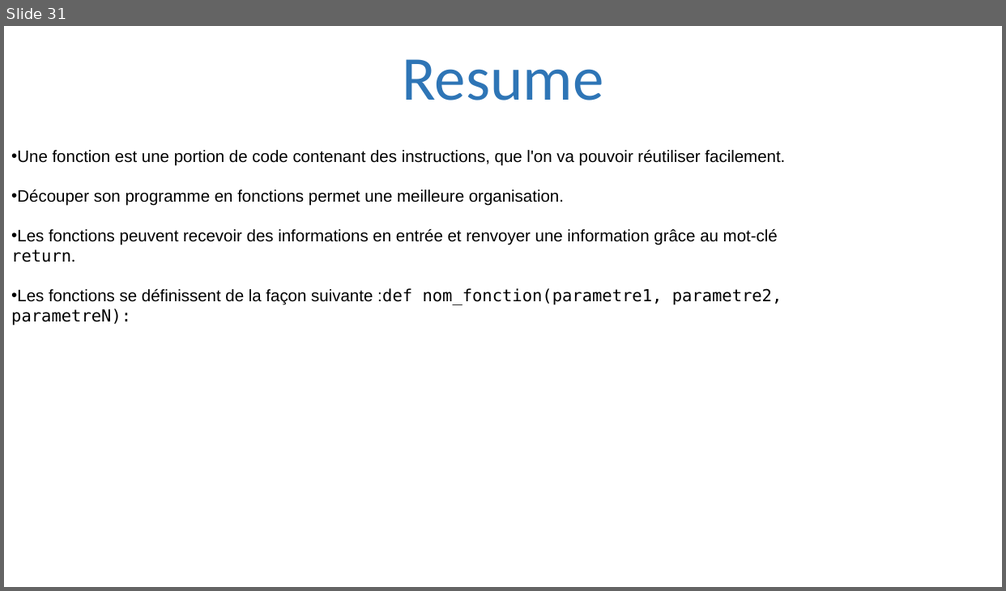
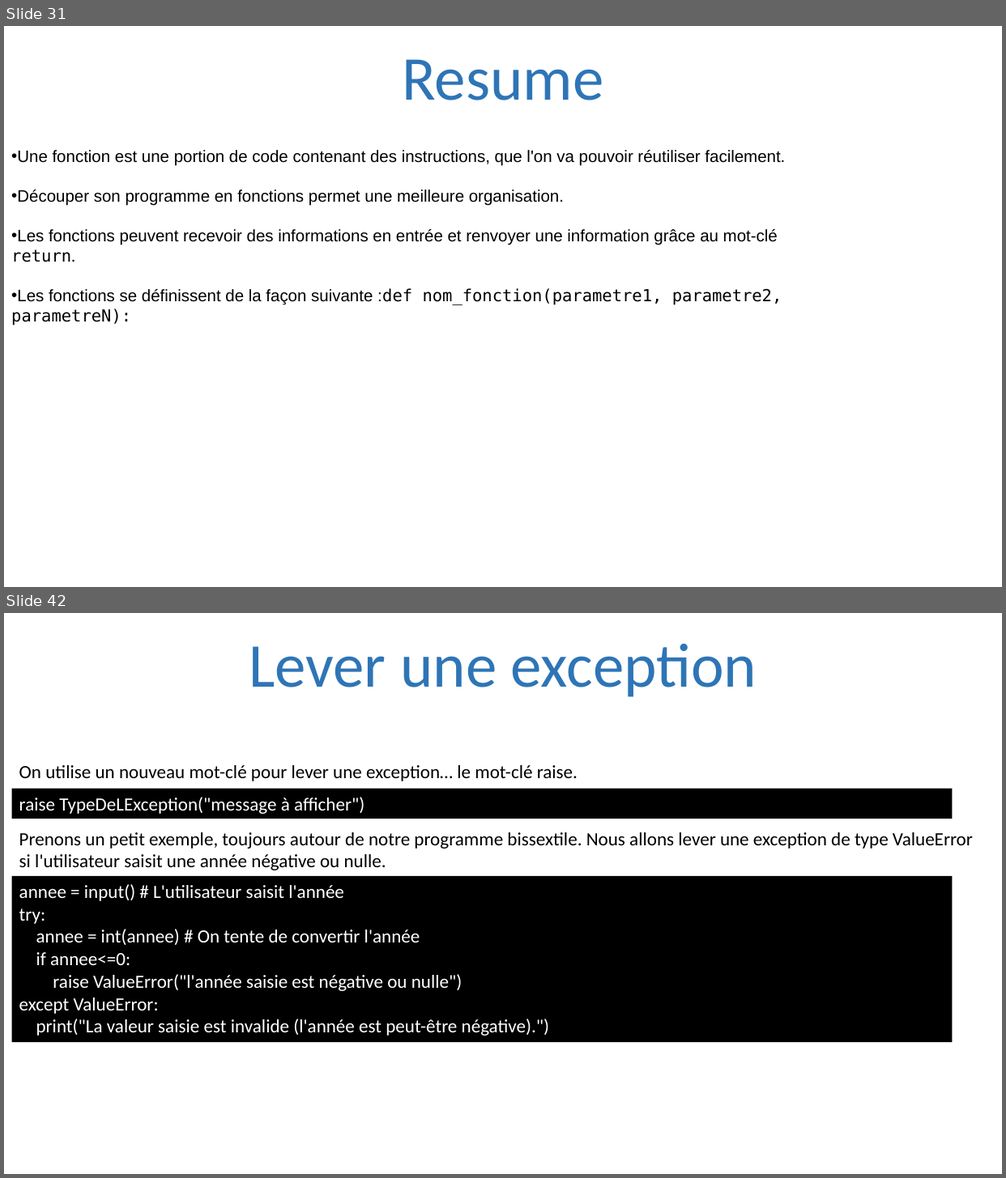
Before and after one commit to julienPalleau/PythonDoc, a slide deck: Python-resume.pptx. Shown one above the other, each under a label of ours: slide 31 before the commit, slides 31 and 42 after it; the slides between them are not shown. The pictures are 1006x591 and 1006x1178 pixels, drawn with LibreOffice and Linux fonts; fonts in the diff are those of the drawing. Boxes give left, top, right and bottom in pixels: in the first picture for what was removed or moved away, otherwise in the second. Text is boxed around its words. In the diff, an @@ line names an element or a change of style, - is before the commit and + after.

```diff
--- a/Python-resume.pptx
+++ b/Python-resume.pptx
@@ slide 42 added at (4, 613, 1002, 1174), background #FFFFFF @@
@@ title added at (249, 644, 757, 697), 60 pt, text #2E75B6 @@
+Lever une exception
@@ text added at (19, 765, 577, 781), 18 pt, text #000000 @@
+On utilise un nouveau mot-clé pour lever une exception… le mot-clé raise.
@@ rectangle added at (11, 789, 952, 819), fill #000000, 18 pt, text #FFFFFF @@
+raise TypeDeLException("message à afficher")
@@ text added at (19, 833, 973, 871), 18 pt, text #000000 @@
+Prenons un petit exemple, toujours autour de notre programme bissextile. Nous allons lever une exception de type ValueError si l'utilisateur saisit une année négative ou nulle.
@@ rectangle added at (11, 876, 952, 1043), fill #000000, 18 pt, text #FFFFFF @@
+annee = input() # L'utilisateur saisit l'année
+try:
+annee = int(annee) # On tente de convertir l'année
+if annee<=0:
+raise ValueError("l'année saisie est négative ou nulle")
+except ValueError:
+print("La valeur saisie est invalide (l'année est peut-être négative).")
```
Also in this commit, not shown: 18 other slides added.
